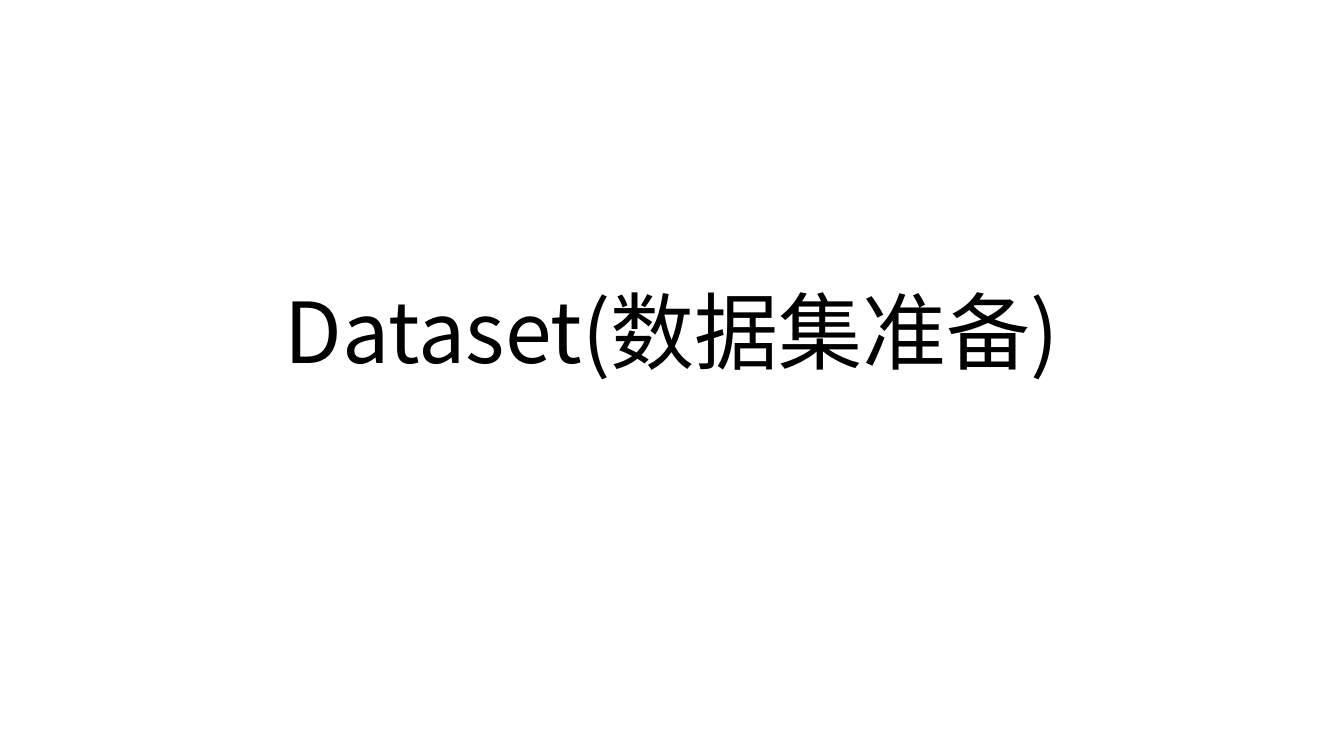
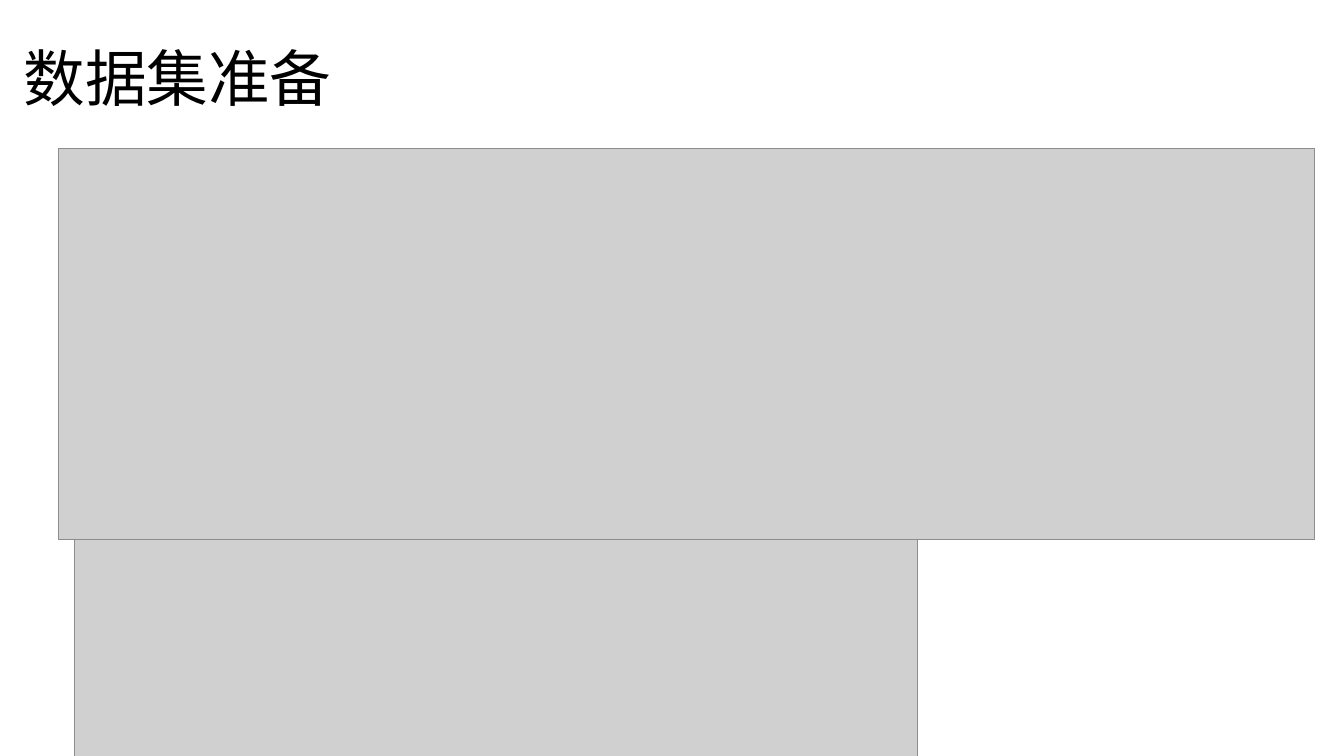
Before and after one commit to SpringFoggy23/FYP, a slide deck: slide 28 of Fake news detection.pptx (slide 11 before the commit). Drawn at 1344x756 pixels with LibreOffice and Linux fonts; fonts in the diff are those of the drawing; grey boxes stand for pictures. Boxes give left, top, right and bottom in pixels: in the first picture for what was removed or moved away, otherwise in the second. Text is boxed around its words. In the diff, an @@ line names an element or a change of style, - is before the commit and + after.

```diff
--- a/Fake news detection.pptx
+++ b/Fake news detection.pptx
@@ text "数据集准备" at bbox=[23, 49, 331, 106]: vertical alignment bottom to middle @@
@@ text at bbox=[23, 49, 331, 106]: text changed; size 60 to 44 pt @@
-Dataset(数据集准备)
+数据集准备
@@ picture added at bbox=[58, 148, 1315, 539] @@
@@ picture added at bbox=[75, 437, 918, 756] @@
```
Also in this commit, not shown: 7 other slides changed, 25 slides added, 11 slides removed, 23 other files.
